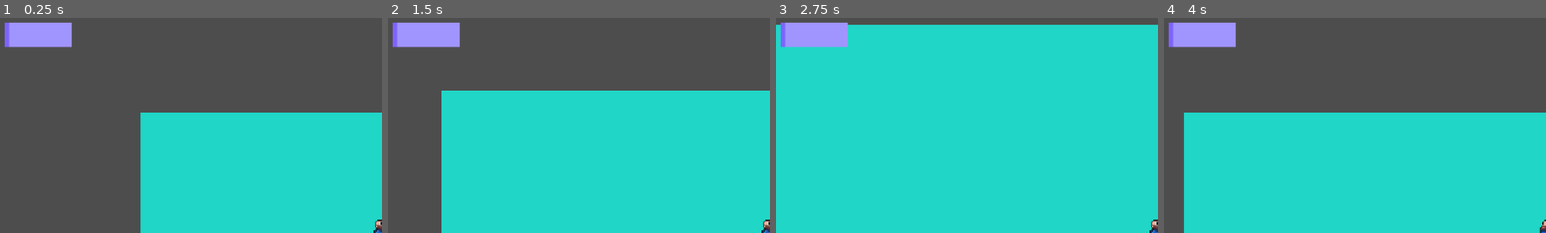
Above: before the commit, frames 1-4 (left to right).
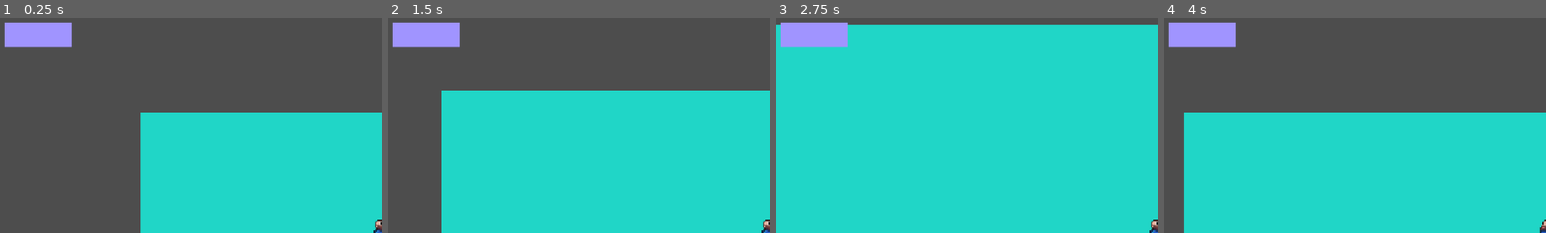
Above: after the commit, the same moments.

Repository: spsJakubSzydlowski/Evergrint
Game: Godot game, scene res://scenes/main.tscn
Two runs of this game, one before a commit and one after it. Both use one fixed random seed, a clock stepped at 60 frames per second and the inputs below.
Inputs (mouse positions are % of the whole screen's width and height, from its top left):
- Up to frame 1 (0.25 s): no input
- Up to frame 2 (1.5 s): tap Enter at 0.5 s; move the mouse to (72, 45) at 0.52 s; hold Right 0.53-1.28 s; tap A (a) at 0.6 s; click (72, 45) at 0.67 s; tap D (d) at 0.8, 1.35 s; move the mouse to (30, 55) at 1.27 s; hold Down from 1.28 s (still down); click (30, 55) at 1.42 s
- Up to frame 3 (2.75 s): tap S (s) at 1.55, 2.1 s; move the mouse to (60, 28) at 2.02 s; release Down at 2.03 s; hold Right from 2.03 s (still down); click (60, 28) at 2.17 s; tap W (w) at 2.3 s
- Up to frame 4 (4 s): move the mouse to (45, 70) at 2.77 s; release Right at 2.78 s; hold Up 2.78-3.53 s; tap W (w) at 2.85 s; click (45, 70) at 2.92 s; tap A (a) at 3.05, 3.6 s; move the mouse to (80, 65) at 3.52 s; hold Left from 3.53 s (still down); click (80, 65) at 3.67 s; tap D (d) at 3.8 s
The pictures show only the part of the screen within x 0-50%, y 0-50%; the shares and areas given below are measured in that part.

The runs differ from the first frame. In frame 1, 0.1% of the frame differs, in the area x 1-3%, y 2-14%; in frame 2, 0.1%; in frame 3, 0.1%; in frame 4, 0.1%.
Error after the commit: Invalid access to property or key 'slot_clicked' on a base object of type 'PanelContainer'. (res://scripts/inventory_canvas.gd:66)

Commit message:
Connect signal

Diff:
--- a/scripts/inventory_canvas.gd
+++ b/scripts/inventory_canvas.gd
@@ -5,6 +5,8 @@
 @onready var hotbar_container: HBoxContainer = $hotbar
 @onready var health_bar: TextureProgressBar = $health_bar
 @onready var inventory_container: GridContainer = $inventory
+
+var first_selected_slot_index = -1
 
 var slot_scene = preload("res://scenes/UI/inventory_slot.tscn")
 var active_slot_index = 0
@@ -44,9 +46,9 @@
 
 func refresh_ui():
 	for child in hotbar_container.get_children():
-		child.free()
+		child.queue_free()
 	for child in inventory_container.get_children():
-		child.free()
+		child.queue_free()
 
 	if is_inventory_open:
 		for i in range(inventory_slots):
@@ -61,6 +63,7 @@
 	var new_slot = slot_scene.instantiate()
 	container.add_child(new_slot)
 
+	new_slot.slot_clicked.connect(_on_slot_clicked)
 	new_slot.find_child("SelectionRect").visible = (index == active_slot_index)
 
 	if slot_data["id"] != "":
@@ -88,6 +91,7 @@
 	icon_rect.texture = atlas_tex
 
 	var label = slot_ui.find_child("AmountLabel")
+	if not label: print("No amount label found!")
 	label.text = str(amount) if amount > 1 else ""
 
 func emit_equipped_signal():
@@ -97,3 +101,11 @@
 func update_health_bar(current_hp, max_hp):
 	health_bar.max_value = max_hp
 	health_bar.value = current_hp
+
+func _on_slot_clicked(index):
+	if first_selected_slot_index == -1:
+		first_selected_slot_index = index
+	else:
+		Inventory.swap_slot(first_selected_slot_index, index)
+		first_selected_slot_index = -1
+		refresh_ui()
